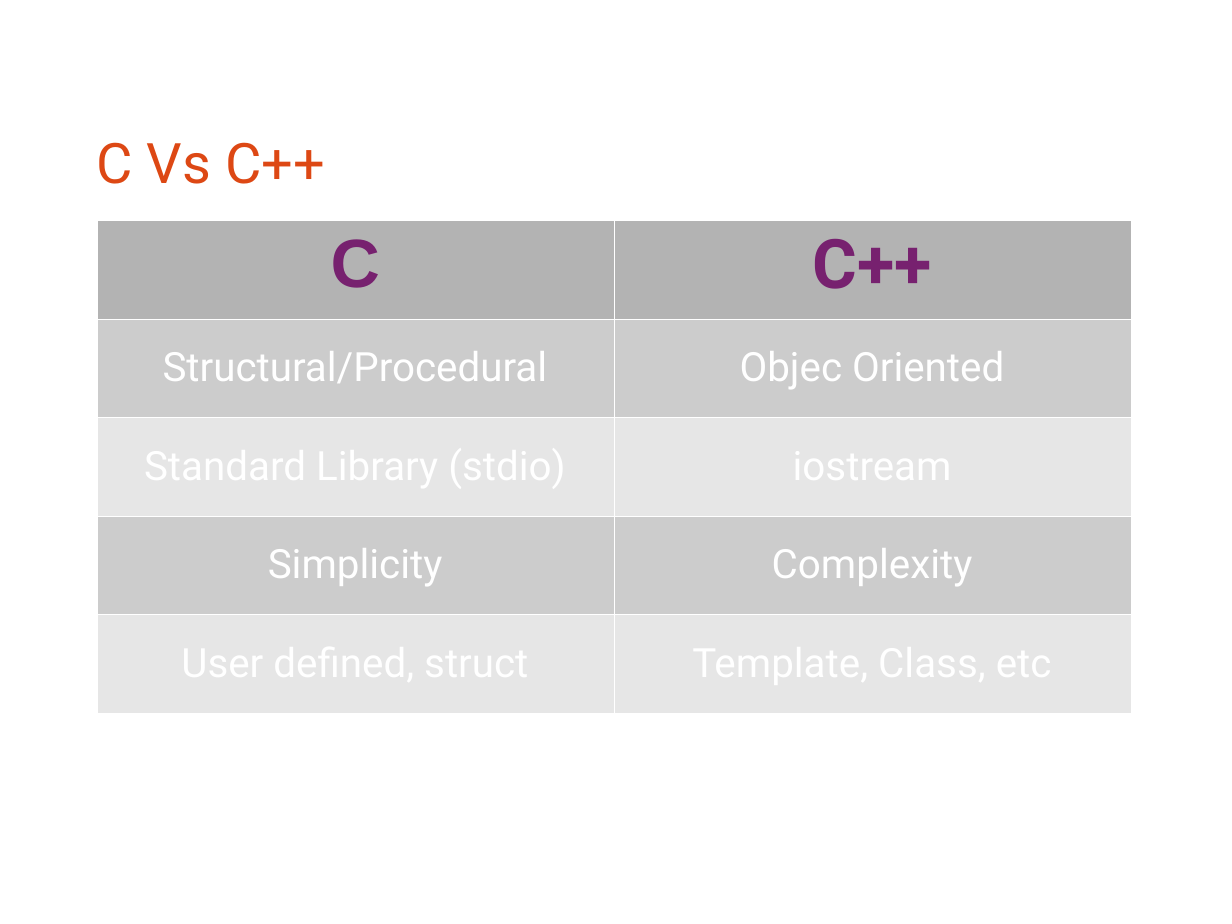
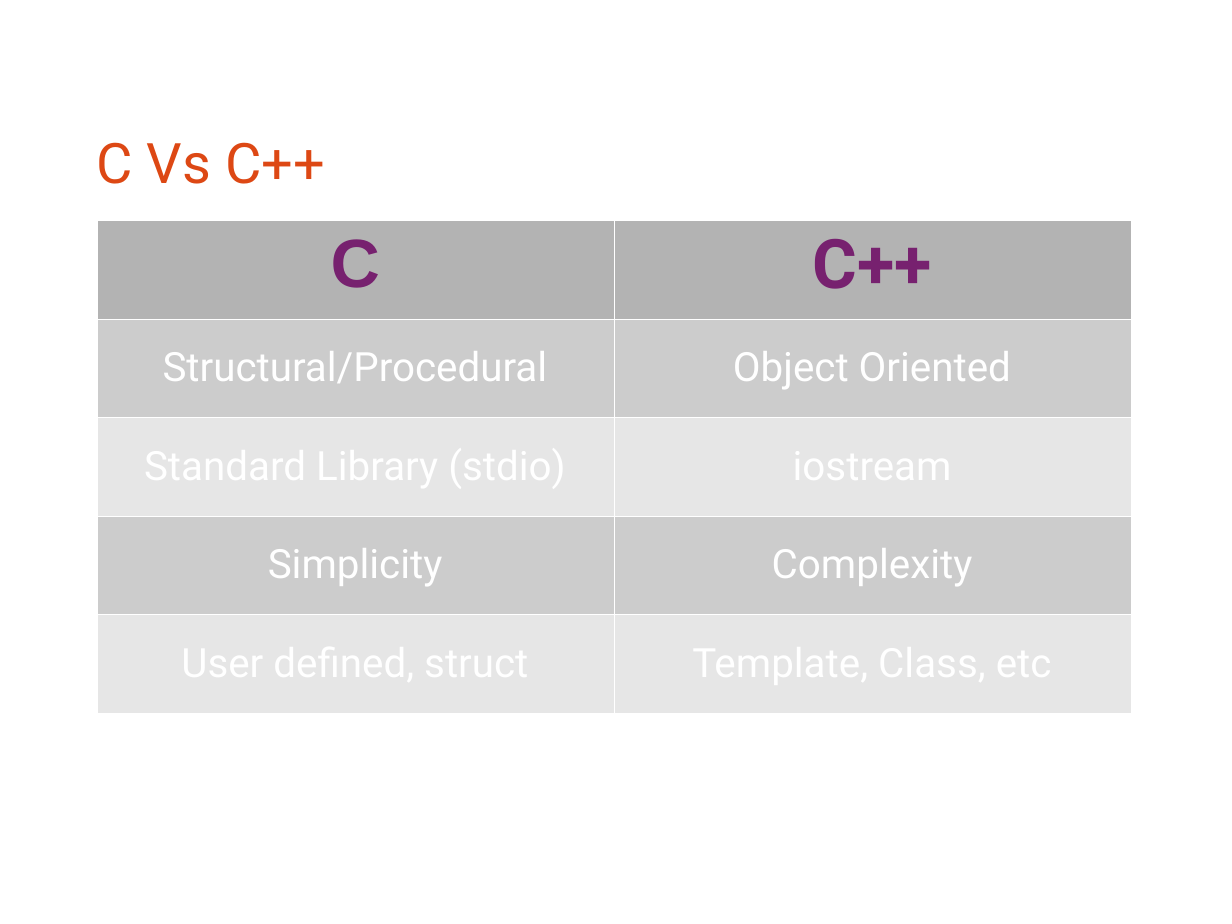
Before and after one commit to bagustris/prokom-tf, a slide deck: slide 5 of prokom1.odp. Drawn at 1232x924 pixels with LibreOffice and Linux fonts; fonts in the diff are those of the drawing. Boxes give left, top, right and bottom in pixels: in the first picture for what was removed or moved away, otherwise in the second. Text is boxed around its words. In the diff, an @@ line names an element or a change of style, - is before the commit and + after.

```diff
--- a/prokom1.odp
+++ b/prokom1.odp
@@ table at box(97, 220, 1133, 713) @@
-row 2, column 2: Objec Oriented
+row 2, column 2: Object Oriented
```
Also in this commit, not shown: 4 other slides changed, 3 slides added, 18 other files.
